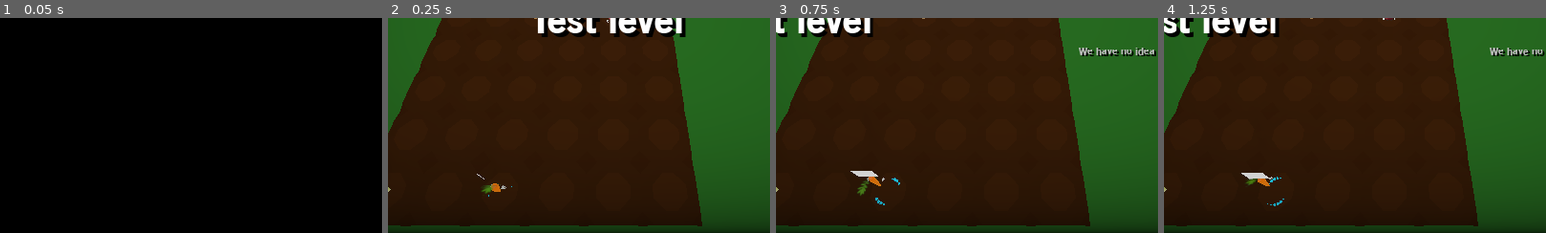
Above: before the commit, frames 1-4 (left to right).
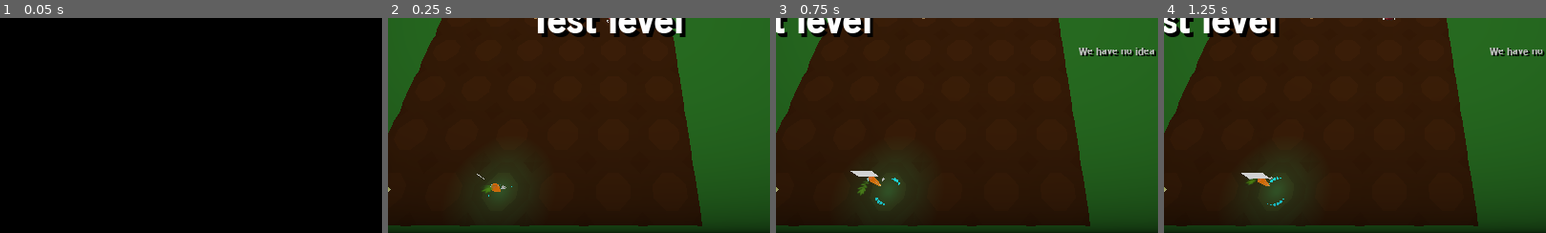
Above: after the commit, the same moments.

Repository: wingedadventurer/gwj-xii
Game: Godot game, scene res://scenes/levels/level_test.tscn
Two runs of this game, one before a commit and one after it. Both use one fixed random seed, a clock stepped at 60 frames per second and the inputs below.
Inputs:
- Up to frame 1 (0.05 s): no input
- Up to frame 2 (0.25 s): no input
- Up to frame 3 (0.75 s): click "Next Turn [N]" at 0.5 s
- Up to frame 4 (1.25 s): no input
The pictures show only the part of the screen within x 20-70%, y 50-100%; the shares and areas given below are measured in that part.

Frame 1 is identical in both runs. In frame 2, 1.4% of the frame differs, in the area x 24-36%, y 69-90%; in frame 3, 1.5%, in the area x 23-36%, y 69-90%; in frame 4, 1.5%.

Commit message:
Emphasize start signal even more; add lights for signals

Diff:
--- a/godot-project/scenes/levels/level_test.tscn
+++ b/godot-project/scenes/levels/level_test.tscn
@@ -8,7 +8,7 @@
 [ext_resource path="res://scenes/signal_start.tscn" type="PackedScene" id=6]
 [ext_resource path="res://scenes/celery.tscn" type="PackedScene" id=7]
 
-[node name="level" instance=ExtResource( 1 )]
+[node name="level" index="0" instance=ExtResource( 1 )]
 title = "Test level"
 subtitle = "We have no idea what we're doing..."
 
--- a/godot-project/scenes/signal.tscn
+++ b/godot-project/scenes/signal.tscn
@@ -1,15 +1,41 @@
-[gd_scene load_steps=5 format=2]
+[gd_scene load_steps=12 format=2]
 
 [ext_resource path="res://scripts/signal.gd" type="Script" id=1]
 
-[sub_resource type="BoxShape" id=1]
-extents = Vector3( 0.1, 0.1, 0.1 )
+[sub_resource type="SpatialMaterial" id=7]
+albedo_color = Color( 0.133333, 0.784314, 0.862745, 1 )
+
+[sub_resource type="Curve" id=9]
+_data = [ Vector2( 0, 0 ), 0.0, 9.42943, 0, 0, Vector2( 0.257662, 1 ), 0.0, 0.0, 0, 0, Vector2( 1, 0 ), 0.0, 0.0, 0, 0 ]
+
+[sub_resource type="CurveTexture" id=10]
+curve = SubResource( 9 )
+
+[sub_resource type="ParticlesMaterial" id=1]
+emission_shape = 1
+emission_sphere_radius = 0.04
+gravity = Vector3( 0, 0, 0 )
+scale_curve = SubResource( 10 )
 
 [sub_resource type="CubeMesh" id=2]
-size = Vector3( 0.05, 0.2, 0.05 )
+size = Vector3( 0.05, 0.05, 0.05 )
 
-[sub_resource type="SpatialMaterial" id=3]
-albedo_color = Color( 0.054902, 0.701961, 0.745098, 1 )
+[sub_resource type="SpatialMaterial" id=8]
+albedo_color = Color( 0.133333, 0.784314, 0.862745, 1 )
+
+[sub_resource type="Curve" id=11]
+_data = [ Vector2( 0, 1 ), 0.0, 0.0, 0, 0, Vector2( 1, 0 ), -3.43739, 0.0, 0, 0 ]
+
+[sub_resource type="CurveTexture" id=12]
+curve = SubResource( 11 )
+
+[sub_resource type="ParticlesMaterial" id=3]
+gravity = Vector3( 0, -2, 0 )
+angular_velocity = 0.0
+scale_curve = SubResource( 12 )
+
+[sub_resource type="BoxShape" id=4]
+extents = Vector3( 0.1, 0.1, 0.1 )
 
 [node name="signal" type="RigidBody"]
 collision_layer = 4
@@ -17,19 +43,24 @@
 linear_velocity = Vector3( 0, -10, 0 )
 script = ExtResource( 1 )
 
+[node name="particles_local" type="Particles" parent="."]
+material_override = SubResource( 7 )
+amount = 20
+process_material = SubResource( 1 )
+draw_pass_1 = SubResource( 2 )
+
+[node name="particles_trail" type="Particles" parent="."]
+material_override = SubResource( 8 )
+amount = 30
+lifetime = 0.5
+local_coords = false
+process_material = SubResource( 3 )
+draw_pass_1 = SubResource( 2 )
+
 [node name="collision_shape" type="CollisionShape" parent="."]
-shape = SubResource( 1 )
+shape = SubResource( 4 )
 
-[node name="model" type="MeshInstance" parent="."]
-transform = Transform( 1, 0, 0, 0, -4.37114e-008, -1, 0, 1, -4.37114e-008, 0, 0, 0 )
-mesh = SubResource( 2 )
-material/0 = SubResource( 3 )
-
-[node name="model_2" type="MeshInstance" parent="."]
-mesh = SubResource( 2 )
-material/0 = SubResource( 3 )
-
-[node name="model_3" type="MeshInstance" parent="."]
-transform = Transform( -4.37114e-008, 1, -4.37114e-008, 0, -4.37114e-008, -1, -1, -4.37114e-008, 1.91069e-015, 0, 0, 0 )
-mesh = SubResource( 2 )
-material/0 = SubResource( 3 )
+[node name="omni_light" type="OmniLight" parent="."]
+light_color = Color( 0.0196078, 0.92549, 0.898039, 1 )
+light_energy = 2.0
+omni_range = 3.0
--- a/godot-project/scenes/signal_start.tscn
+++ b/godot-project/scenes/signal_start.tscn
@@ -54,6 +54,13 @@
 visible = false
 velocity = 0.0
 
+[node name="light" type="OmniLight" parent="."]
+transform = Transform( 1, 0, 0, 0, 1, 0, 0, 0, 1, 0, 0.15, 0 )
+light_color = Color( 0.0823529, 0.945098, 0.937255, 1 )
+light_energy = 12.0
+omni_range = 1.0
+omni_attenuation = 0.870551
+
 [node name="model_thunder" parent="." instance=ExtResource( 3 )]
 visible = false
 
Not shown, added: godot-project/audio/sfx/signal/signal_ding.wav.import
Not shown, added: godot-project/audio/sfx/signal/signal_ding.wav
